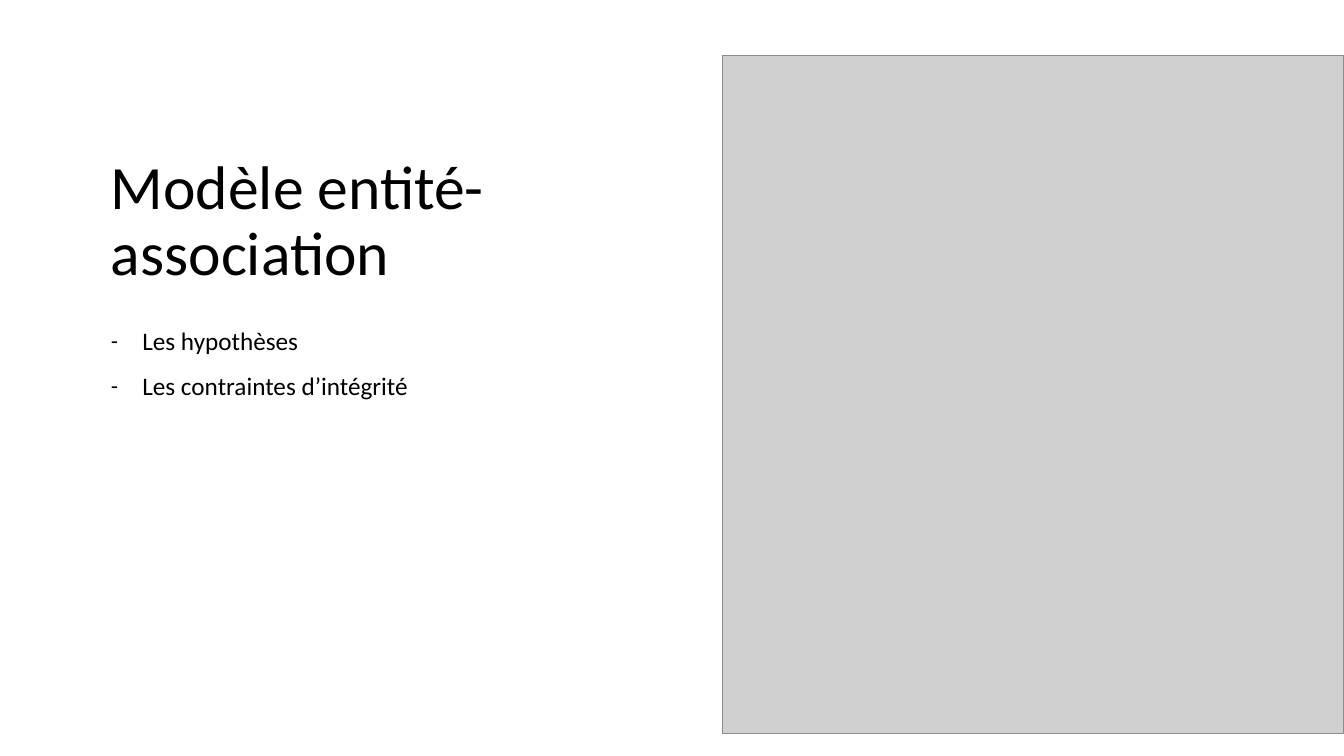
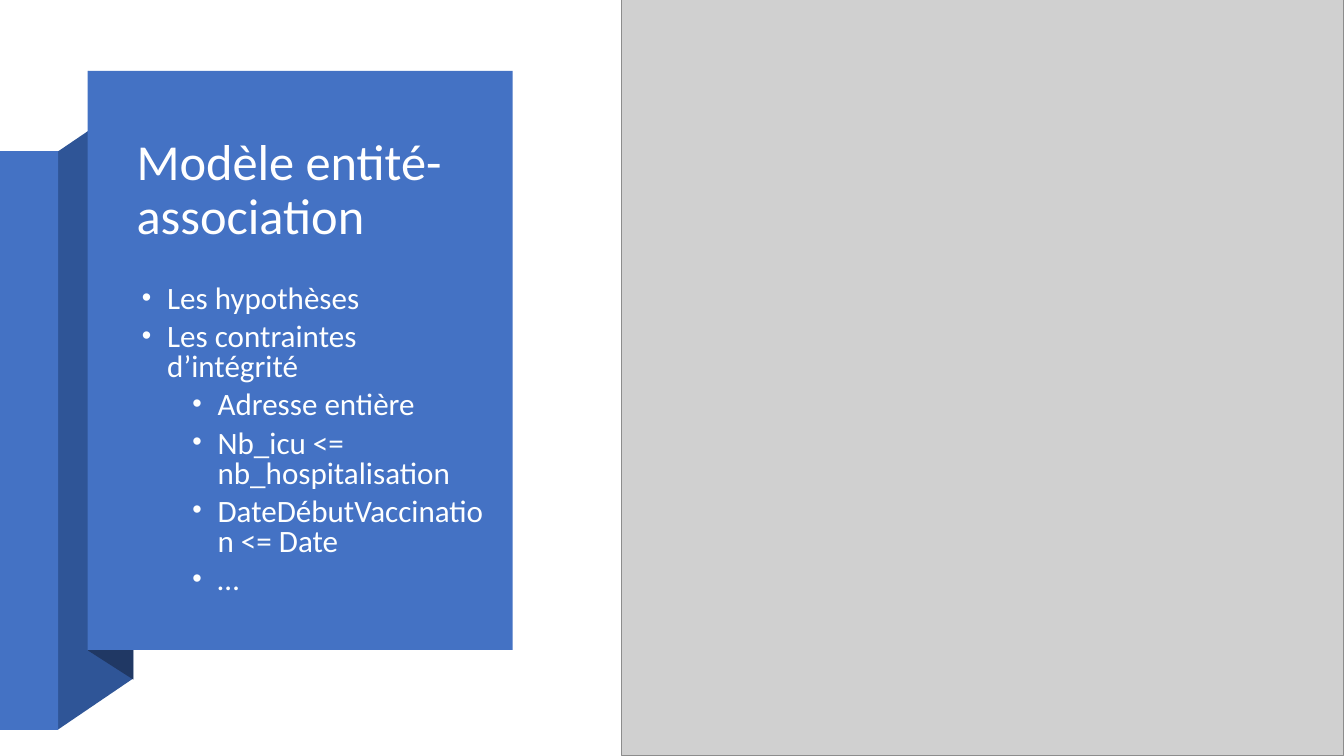
Before and after one commit to LoicULB/BDD_vaccination, a slide deck: slide 2 of Presentation.pptx. Drawn at 1344x756 pixels with LibreOffice and Linux fonts; fonts in the diff are those of the drawing; grey boxes stand for pictures. Boxes give left, top, right and bottom in pixels: in the first picture for what was removed or moved away, otherwise in the second. Text is boxed around its words. In the diff, an @@ line names an element or a change of style, - is before the commit and + after.

Commit message:
Push présentation

```diff
--- a/Presentation.pptx
+++ b/Presentation.pptx
@@ picture: place and size @@
-picture at box(723, 55, 1344, 733)
+picture at box(622, 0, 1344, 756)
@@ rectangle added at box(88, 71, 513, 649), fill #4472C4 @@
@@ freeform shape added at box(89, 71, 134, 680), fill #203864 @@
@@ freeform shape added at box(57, 101, 133, 731), fill #2F5597 @@
@@ title "Modèle entité-association": place and size @@
-title "Modèle entité-association" at box(111, 166, 484, 276)
+title "Modèle entité-association" at box(137, 145, 442, 235)
@@ title "Modèle entité-association" at box(137, 145, 442, 235): size 44 to 36 pt, text colour #000000 to #FFFFFF; vertical alignment top to middle @@
@@ rectangle added at box(0, 151, 58, 730), fill #4472C4 @@
@@ text "Les hypothèses": place and size @@
-text "Les hypothèses" at box(142, 332, 408, 400)
+text "Les hypothèses" at box(167, 287, 450, 552)
@@ text at box(167, 287, 359, 383): size 18 to 22.2 pt, text colour #000000 to #FEFFFF in "Les hypothèses", "Les contraintes d’intégrité"; bullet - to •; line spacing 1.2 to 0.8 @@
@@ text at box(218, 393, 450, 552): paragraphs added @@
+  • Adresse entière
+  • Nb_icu <= nb_hospitalisation
+  • DateDébutVaccination <= Date
+  • …
```
Also in this commit, not shown: 5 other slides changed, 5 slides added.
